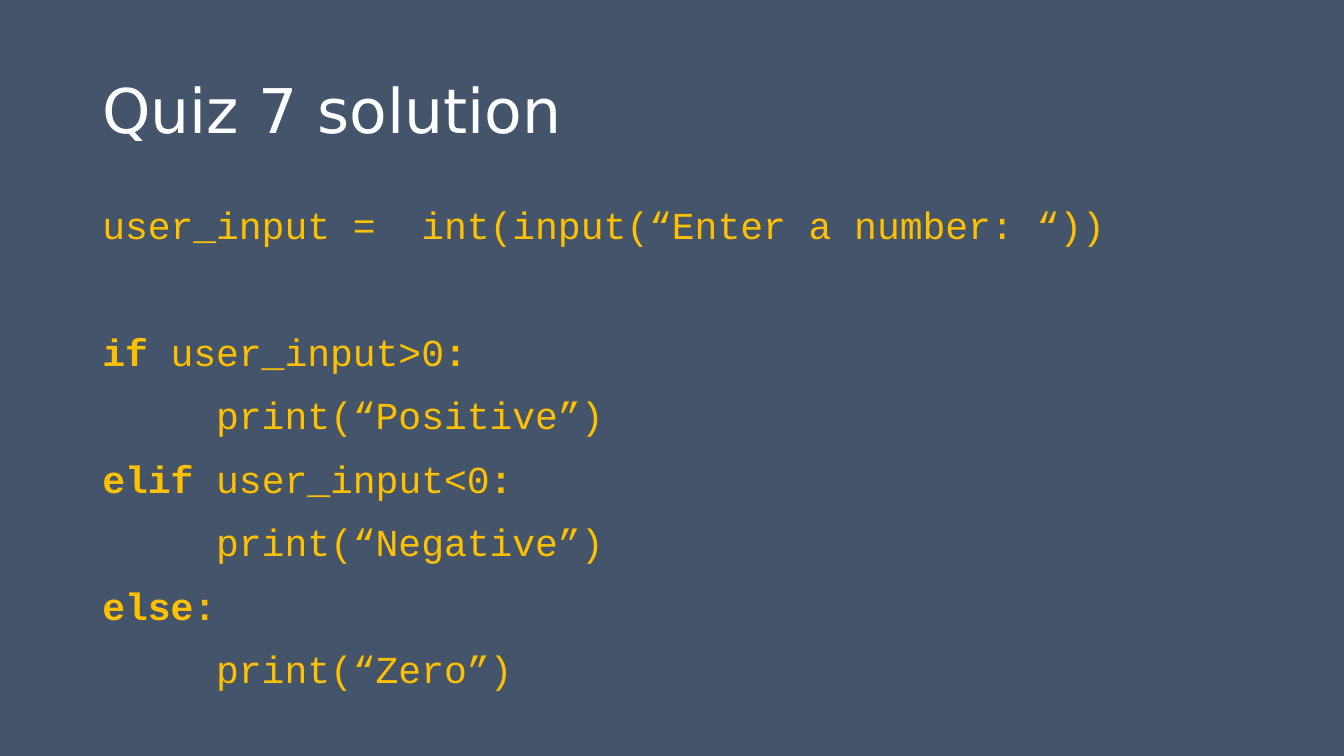
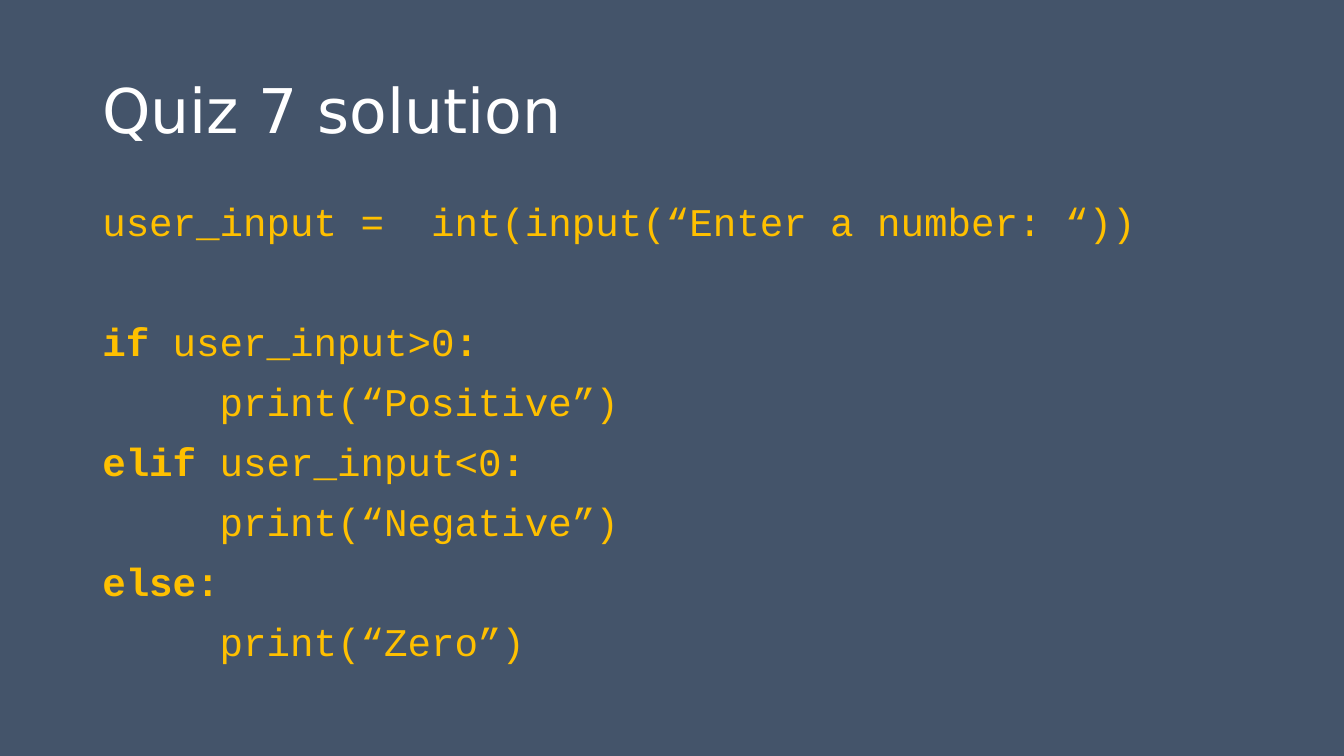
Before and after one commit to ale66/learn-coding, a slide deck: slide 9 of 02-get_started+syntax/c-conditionals.pptx. Drawn at 1344x756 pixels with LibreOffice and Linux fonts; fonts in the diff are those of the drawing. Boxes give left, top, right and bottom in pixels: in the first picture for what was removed or moved away, otherwise in the second. Text is boxed around its words. In the diff, an @@ line names an element or a change of style, - is before the commit and + after.

```diff
--- a/02-get_started+syntax/c-conditionals.pptx
+++ b/02-get_started+syntax/c-conditionals.pptx
@@ text "user_input = int(input(“Enter a number: ..." at bbox=[102, 208, 1041, 664]: size 27.2 to 28 pt; line spacing 0.9 to 0.8 @@
```
Also in this commit, not shown: 2 other slides changed, 2 other files.
